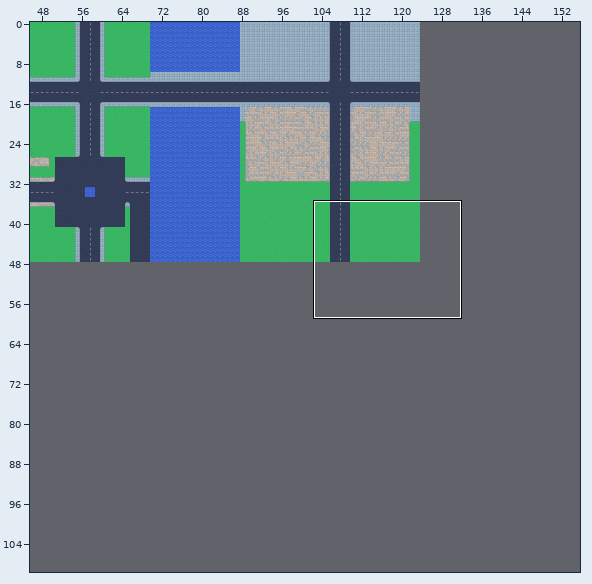
Level history. Tiled map (JSON): maps/warszawa.tmj. The first picture is a wide view before the edit; the outline marks the close-up.
Close-up. First the earlier version:
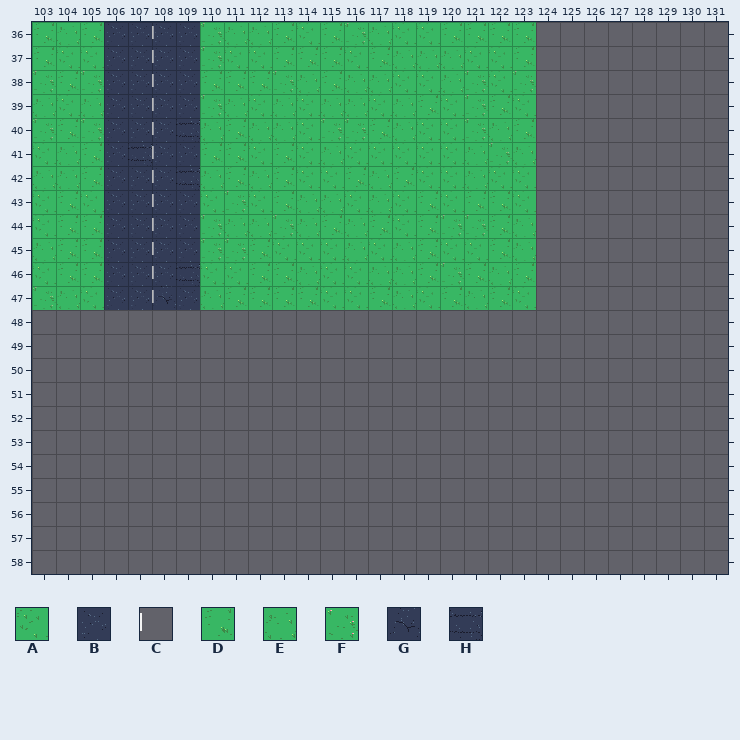
Cells are 32x32 px. Shown: x 103..131, y 36..58. The commit also changed other parts of the map, which this record leaves out. The old version is drawn lined up with the new one.
Key: from "training": A 0, B 1, C 6, D 8, E 9, F 10, G 12, H 13.
_ is an empty cell.
Layer "ground" before, first column x 103:
36 DEDBBBBFEEDADFEAADDDD________
37 DAABBBBFAADDDADEEEAAD________
38 FDFBBBBDDDFEDEEAAEFAF________
39 EAEBBBBFEAEAEEAEDAFDA________
40 FDFBBBHEDEEAFFDEAAFED________
41 AEDBHBBDDADAEAAAAAEFE________
42 EEDBBBHEDEDAADEDAAEAA________
43 ADABBBBAFADEEAEADADDA________
44 ADDBBBBFEEFEDEDADFFDE________
45 EDDBBBBFFDAAAEAEDAADE________
46 ADDBBBHAADDEAAEEDFDED________
47 FEABBGBEDDDDAADEADEDA________
48 _____________________________
49 _____________________________
50 _____________________________
51 _____________________________
52 _____________________________
53 _____________________________
54 _____________________________
55 _____________________________
56 _____________________________
57 _____________________________
58 _____________________________
Layer "markings" before, first column x 104:
42 ____C_________
43 ____C_________
44 ____C_________
45 ____C_________
46 ____C_________
47 ____C_________
48 ______________
49 ______________
50 ______________
51 ______________
52 ______________
53 ______________
54 ______________
55 ______________
56 ______________
57 ______________
58 ______________
The result:
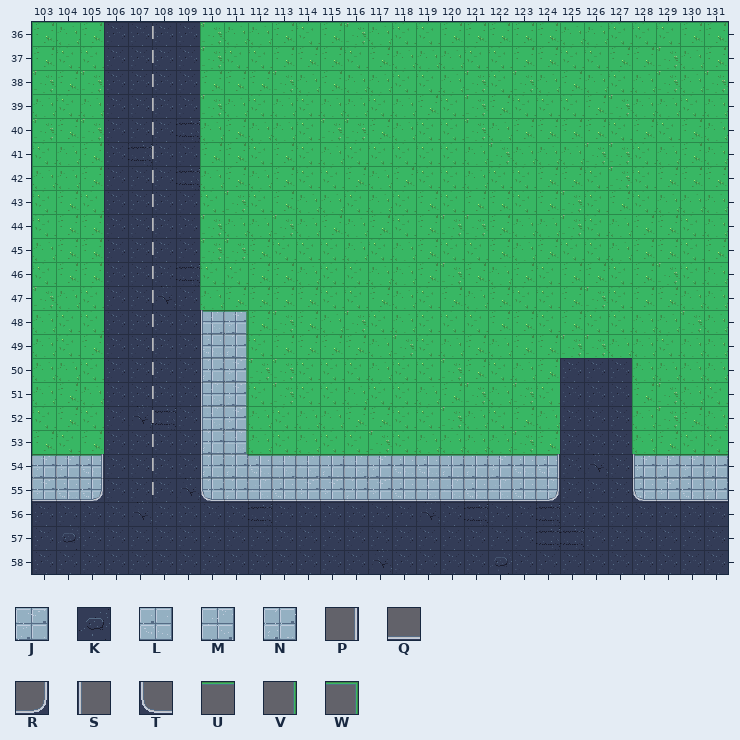
Further tiles: from "training": J 2, K 11, L 14, M 15, N 16, P 49, Q 51, R 53, S 55, T 59, U 64, V 65, W 66.
The edit:
{"change": "map size 124x48 -> 156x112 cells"}
{"where": "layer \"ground\""}
{"y":36,"x":124,"old":"________","new":"DEEAAADD"}
{"y":37,"x":124,"old":"________","new":"DAADDFED"}
{"y":38,"x":124,"old":"________","new":"EDEAEFEF"}
{"y":39,"x":124,"old":"________","new":"AADFEEAE"}
{"y":40,"x":124,"old":"________","new":"DDDADADE"}
{"y":41,"x":124,"old":"________","new":"EEFFAEDE"}
{"y":42,"x":124,"old":"________","new":"DDAFADDD"}
{"y":43,"x":124,"old":"________","new":"DFADAEEE"}
{"y":44,"x":124,"old":"________","new":"EFAEDDAE"}
{"y":45,"x":124,"old":"________","new":"DAAEDDAD"}
{"y":46,"x":124,"old":"________","new":"ADDADFAE"}
{"y":47,"x":124,"old":"________","new":"ADFADDEE"}
{"y":48,"x":103,"old":"_____________________________","new":"EAABBBBMJDFDEFAEAAADDADAAEEFE"}
{"y":49,"x":103,"old":"_____________________________","new":"EADBBBBLNADDDDEFAEDEDDFFEEAEE"}
{"y":50,"x":103,"old":"_____________________________","new":"EEABBBBNJFFAAAEAAFDAEDBBBEEEE"}
{"y":51,"x":103,"old":"_____________________________","new":"EDEBBBBMJAFAAEAAEDFEFABBBDFEA"}
{"y":52,"x":103,"old":"_____________________________","new":"ADABGHBMJEAEEDDAAFEADEBBBEFDE"}
{"y":53,"x":103,"old":"_____________________________","new":"DADBBBBNMEAEAAFAEEEEFDBBBEDAA"}
{"y":54,"x":103,"old":"_____________________________","new":"JJLBBBBNNLMMNMJLLNNJLLBGBJJJN"}
{"y":55,"x":103,"old":"_____________________________","new":"JLLBBBGNNMLJJNJLMMLMLMBBBLJLN"}
{"y":56,"x":103,"old":"_____________________________","new":"BBBBGBBBBHBBBBBBGBHBBHBBBBBBB"}
{"y":57,"x":103,"old":"_____________________________","new":"BKBBBBBBBBBBBBBBBBBBBHHBBBBBB"}
{"y":58,"x":103,"old":"_____________________________","new":"BBBBBBBBBBBBBBGBBBBKBBBBBBBBB"}
{"where": "layer \"markings\""}
{"y":48,"x":108,"old":"_","new":"C"}
{"y":49,"x":108,"old":"_","new":"C"}
{"y":50,"x":108,"old":"_","new":"C"}
{"y":51,"x":108,"old":"_","new":"C"}
{"y":52,"x":108,"old":"_","new":"C"}
{"y":53,"x":108,"old":"_","new":"C"}
{"y":54,"x":108,"old":"_","new":"C"}
{"y":55,"x":108,"old":"_","new":"C"}
{"where": "layer \"verge\""}
{"y":48,"x":110,"old":"__","new":"UW"}
{"y":49,"x":111,"old":"_","new":"V"}
{"y":50,"x":111,"old":"_","new":"V"}
{"y":51,"x":111,"old":"_","new":"V"}
{"y":52,"x":111,"old":"_","new":"V"}
{"y":53,"x":111,"old":"_","new":"V"}
{"y":54,"x":103,"old":"___","new":"UUU"}
{"y":54,"x":112,"old":"_____________","new":"UUUUUUUUUUUUU"}
{"y":54,"x":128,"old":"____","new":"UUUU"}
{"where": "layer \"curb\""}
{"y":48,"x":110,"old":"_","new":"S"}
{"y":49,"x":110,"old":"_","new":"S"}
{"y":50,"x":110,"old":"_","new":"S"}
{"y":51,"x":110,"old":"_","new":"S"}
{"y":52,"x":110,"old":"_","new":"S"}
{"y":53,"x":110,"old":"_","new":"S"}
{"y":54,"x":105,"old":"_","new":"P"}
{"y":54,"x":110,"old":"_","new":"S"}
{"y":54,"x":124,"old":"_","new":"P"}
{"y":54,"x":128,"old":"_","new":"S"}
{"y":55,"x":103,"old":"___","new":"QQR"}
{"y":55,"x":110,"old":"_______________","new":"TQQQQQQQQQQQQQR"}
{"y":55,"x":128,"old":"____","new":"TQQQ"}
{"label":"added","picture_box":[32,22,728,574]}
